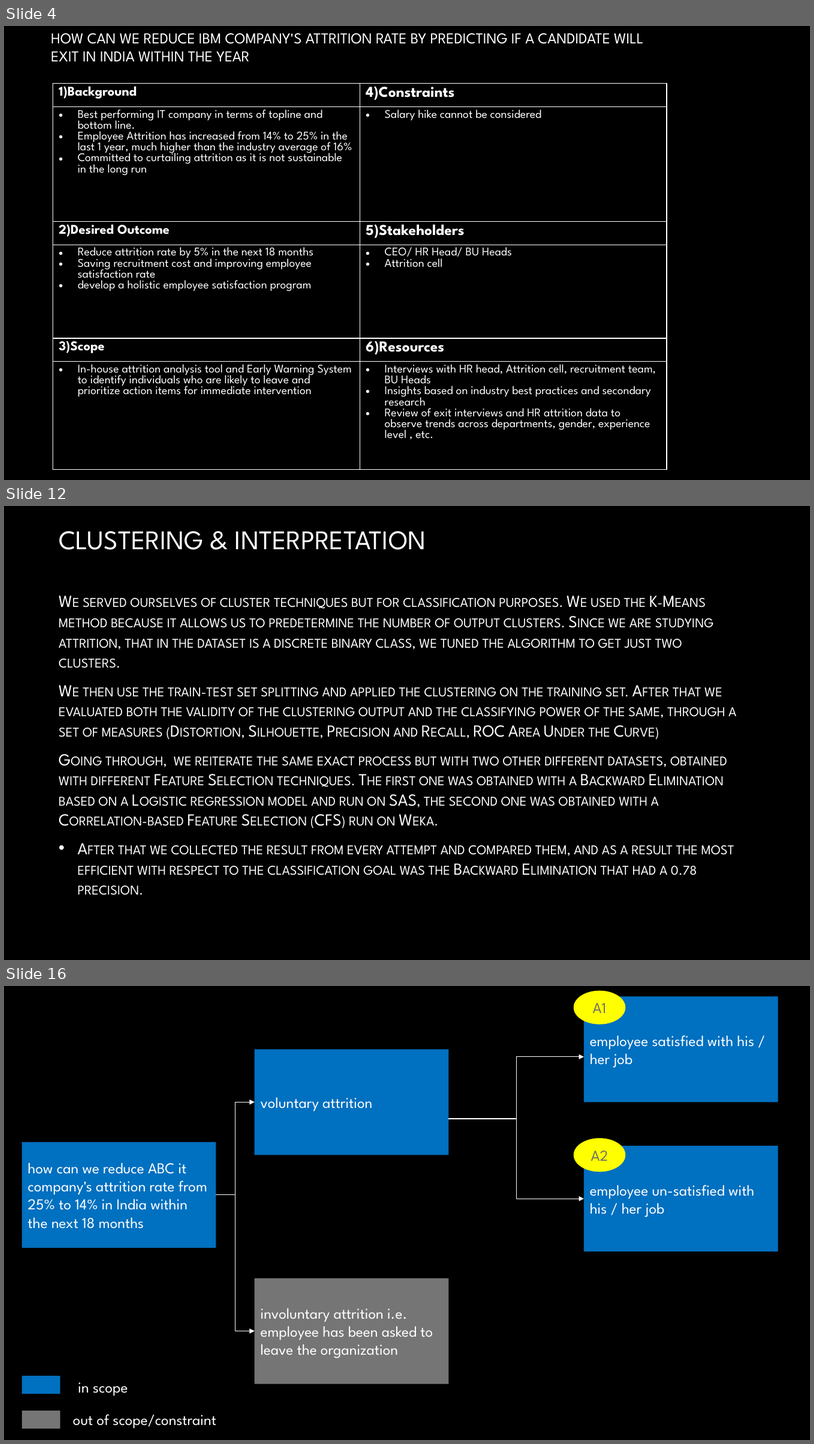
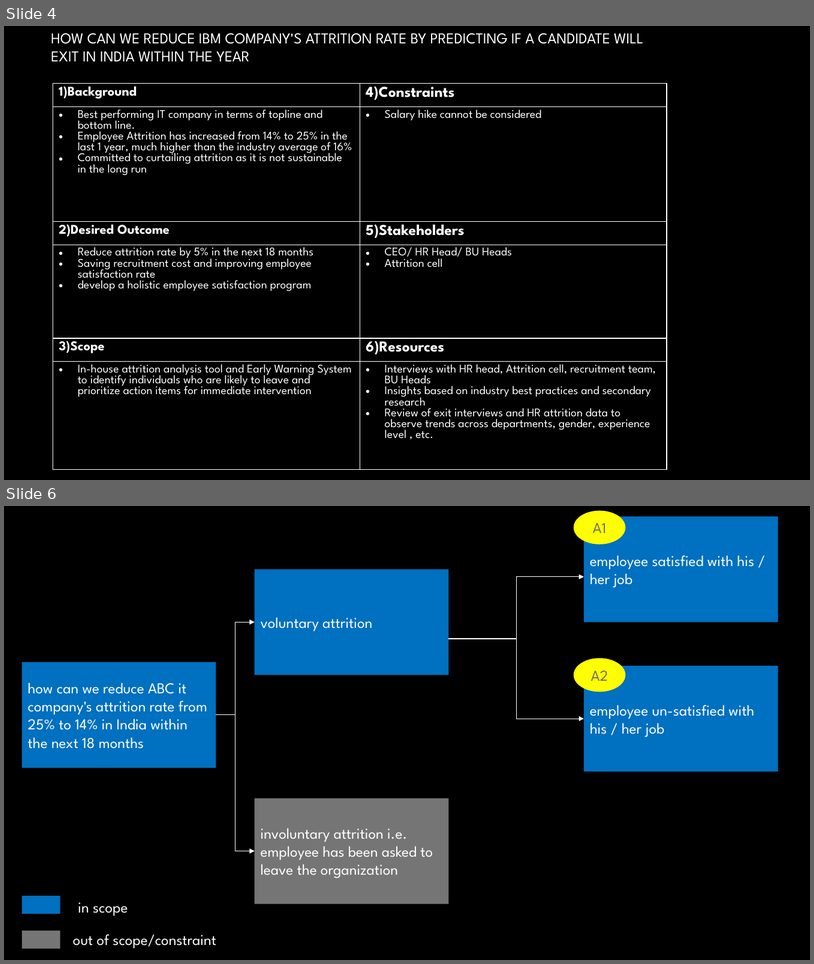
Before and after one commit to mmd52/HR_Employee_Attrition, a slide deck: Attrition Management.pptx. Shown one above the other, each under a label of ours: slides 4, 12 and 16 before the commit, slides 4 and 6 after it; the slides between them are not shown. The pictures are 814x1444 and 814x964 pixels, drawn with LibreOffice and Linux fonts; fonts in the diff are those of the drawing; background and template pictures are left out. Boxes give left, top, right and bottom in pixels: in the first picture for what was removed or moved away, otherwise in the second. Text is boxed around its words. In the diff, an @@ line names an element or a change of style, - is before the commit and + after.

```diff
--- a/Attrition Management.pptx
+++ b/Attrition Management.pptx
@@ slide 12 removed at <box>4,506,810,960</box>, background picture (left out) @@
@@ title removed at <box>59,531,426,550</box> @@
-CLUSTERING & INTERPRETATION
@@ text removed at <box>59,595,737,895</box> @@
-We served ourselves of cluster techniques but for classification purposes. We used the K-Means method because it allows us to predetermine the number of output clusters. Since we are studying attrition, that in the dataset is a discrete binary class, we tuned the algorithm to get just two clusters.
-We then use the train-test set splitting and applied the clustering on the training set. After that we evaluated both the validity of the clustering output and the classifying power of the same, through a set of measures (Distortion, Silhouette, Precision and Recall, ROC Area Under the Curve)
-Going through, we reiterate the same exact process but with two other different datasets, obtained with different Feature Selection techniques. The first one was obtained with a Backward Elimination based on a Logistic regression model and run on SAS, the second one was obtained with a Correlation-based Feature Selection (CFS) run on Weka.
-• After that we collected the result from every attempt and compared them, and as a result the most efficient with respect to the classification goal was the Backward Elimination that had a 0.78 precision.
@@ what was slide 16 is now slide 6 @@
```
Also in this commit, not shown: 2 slides changed, 9 other slides removed, 24 other files.
